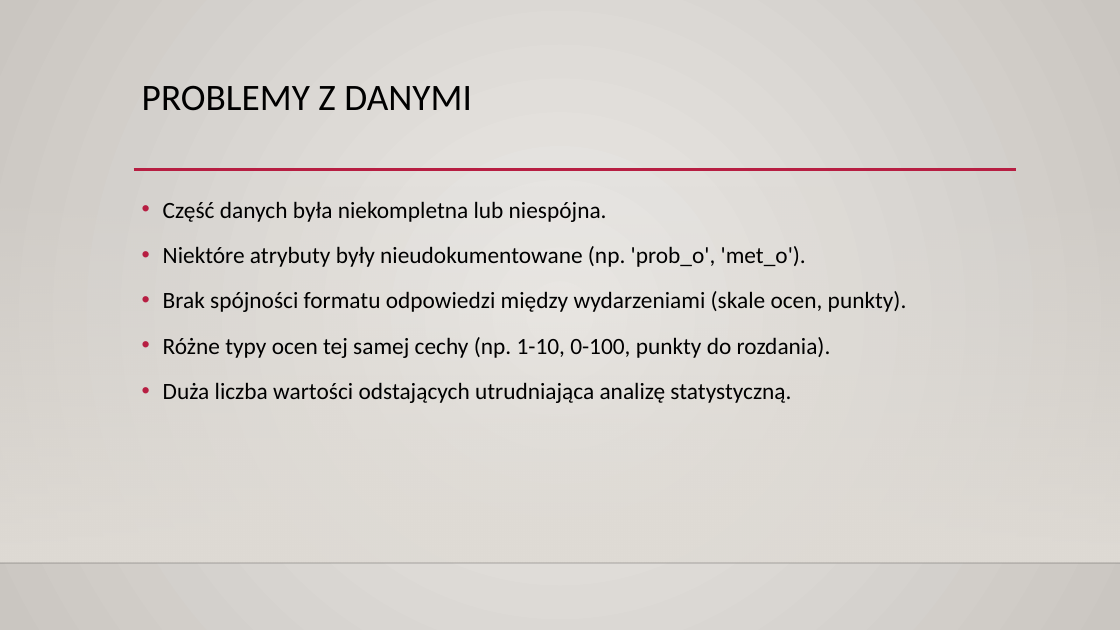
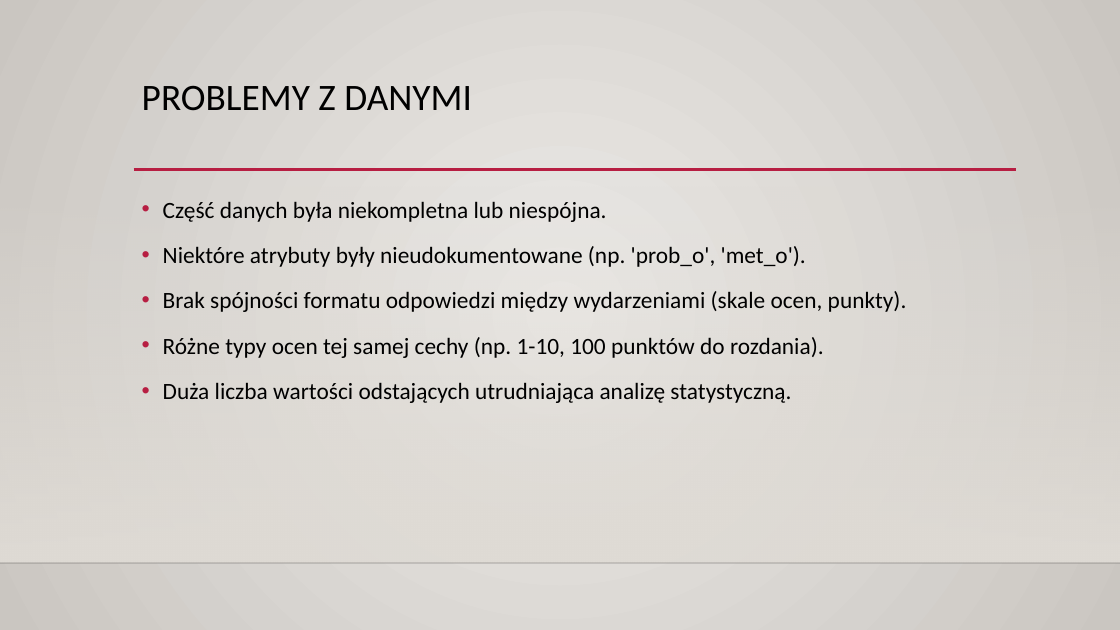
Before and after one commit to JakubBron/ed, a slide deck: slide 6 of Prezentacja.pptx. Drawn at 1120x630 pixels with LibreOffice and Linux fonts; fonts in the diff are those of the drawing; background and template pictures are left out. Boxes give left, top, right and bottom in pixels: in the first picture for what was removed or moved away, otherwise in the second. Text is boxed around its words. In the diff, an @@ line names an element or a change of style, - is before the commit and + after.

```diff
--- a/Prezentacja.pptx
+++ b/Prezentacja.pptx
@@ text at [163,337,824,358]: text changed @@
-• Różne typy ocen tej samej cechy (np. 1-10, 0-100, punkty do rozdania).
+• Różne typy ocen tej samej cechy (np. 1-10, 100 punktów do rozdania).
```
Also in this commit, not shown: 3 other slides changed, 2 slides added, 3 other files.
